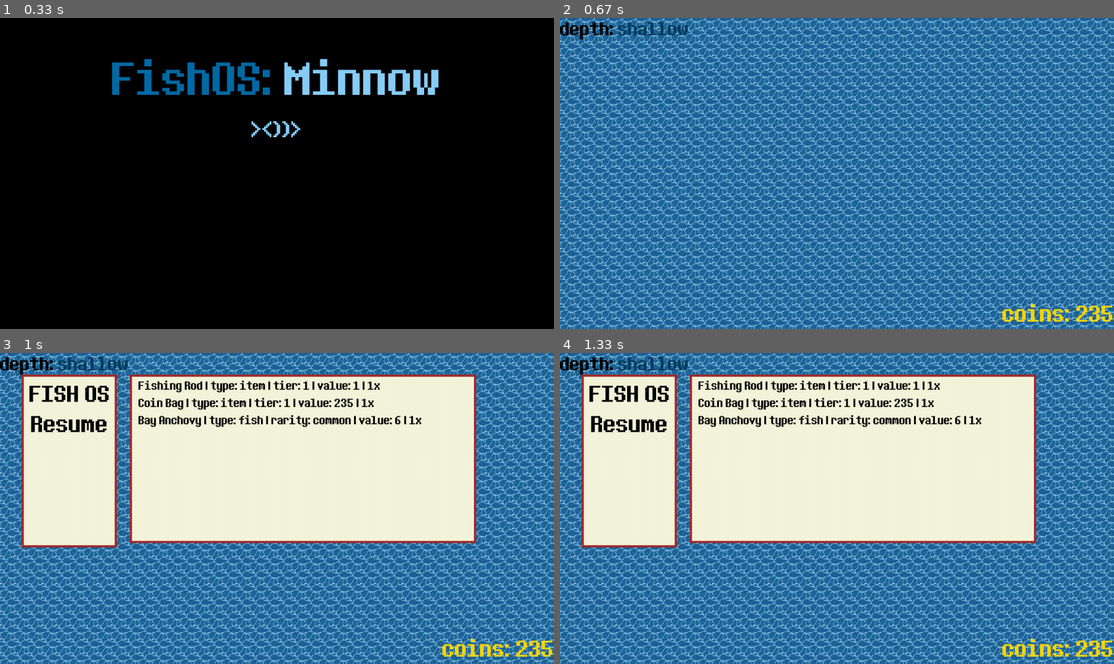
Above: before the commit, frames 1-4 (two rows, left to right).
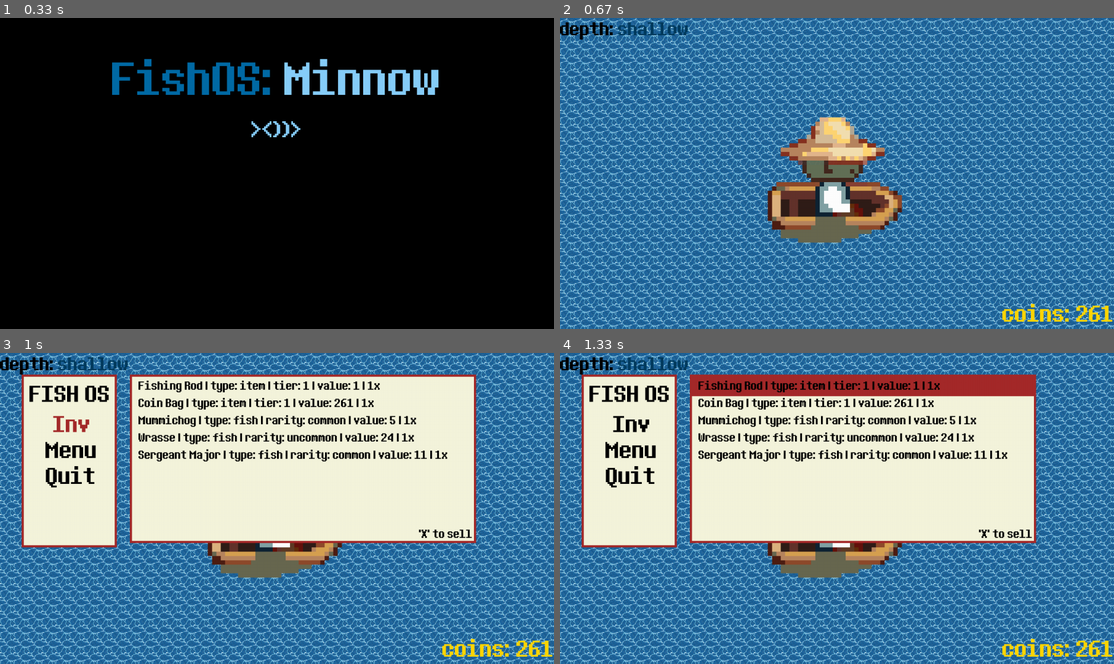
Above: after the commit, the same moments.

Repository: amLarz/FishOS-Minnow
Game: pygame game, started from Game/PygameVersion/main.py
Two runs of this game, one before a commit and one after it. Both use one fixed random seed, a clock stepped at 60 frames per second and the inputs below.
Inputs:
- Up to frame 1 (0.33 s): no input
- Up to frame 2 (0.67 s): tap Enter at 0.33 s
- Up to frame 3 (1 s): tap Esc at 0.67 s
- Up to frame 4 (1.33 s): hold F from 1 s (still down); hold Up from 1 s (still down)

Frame 1 is identical in both runs. In frame 2, 6.5% of the frame differs, in the area x 37-100%, y 31-98%; in frame 3, 6.0%; in frame 4, 9.7%, in the area x 5-100%, y 7-98%.

Commit message:
feat: first ever iteration of sprites

Diff:
--- a/Game/PygameVersion/display.py
+++ b/Game/PygameVersion/display.py
@@ -7,4 +7,5 @@
 
 # screen and clock
 screen = pygame.display.set_mode((screenWidth, screenHeight))
+screen
 clock = pygame.time.Clock()
--- a/Game/PygameVersion/fishingState.py
+++ b/Game/PygameVersion/fishingState.py
@@ -2,12 +2,13 @@
 import csv
 import os
 import time
-import pygame
+
 from inv import store_catch
 
 # Setup
 BASE_DIR = os.path.dirname(os.path.abspath(__file__))
 FISH_CSV_PATH = os.path.join(BASE_DIR, "..", "Game Assets", "Fish Data", "fish.csv")
+
 
 # fish csv file
 def load_fishes(depth_scope):
--- a/Game/PygameVersion/game.py
+++ b/Game/PygameVersion/game.py
@@ -20,7 +20,6 @@
 fontPath = os.path.join(BASE_DIR, "..", "Game Assets", "determination.ttf")
 font = pygame.font.Font(fontPath, size=50)
 d_font = pygame.font.Font(fontPath, size = 40)
-
 
 def switchState():
     global fishing_state
@@ -45,11 +44,36 @@
 
     return inv["Coin Bag"]["value"]
 
+
+# sprite paths
+idle_path = os.path.join(BASE_DIR, "..", "Game Assets", "Art", "Right_Idle.png")
+fish_path = os.path.join(BASE_DIR, "..", "Game Assets", "Art", "Right_fish.png")
+catch_path = os.path.join(BASE_DIR, "..", "Game Assets", "Art", "Right_catch.png")
+
+
+
 # running and rendering the game
 def run_game():
     # setup and render
     global depth_selected
     running = True
+
+    class Character:
+        def __init__(self, sprite, x, y):
+            # get the image from the path
+            original = pygame.image.load(sprite).convert_alpha()
+            w, h = original.get_size()
+            self.sprite = pygame.transform.scale(original, (w * 10, h * 10))
+            self.x = x
+            self.y = y
+
+        def draw(self, screen):
+            screen.blit(self.sprite, (self.x, self.y))
+
+    # sprites config
+    idle_sprite = Character(idle_path, 480, 220)
+    fish_sprite = Character(fish_path, 480, 220)
+    catch_sprite = Character(catch_path, 480, 220)
 
     # render depth meter
     depth_text = d_font.render("depth: ", True, (0, 0, 0))
@@ -61,6 +85,7 @@
     full_inv_text = d_font.render("Inventory is full.", True, (70, 0, 0))
     full_invX = (screenWidth - full_inv_text.get_width()) // 2
     full_invY = (screenHeight - full_inv_text.get_height()) // 2
+
 
     while running:
         # poll for events
@@ -89,6 +114,8 @@
                             pygame.display.flip()
 
                     else:
+                        fish_sprite.draw(screen)
+                        time.sleep(0.5)
                         switchState()
 
                 if event.key == pygame.K_DOWN and depth_selected != 2:
@@ -113,6 +140,10 @@
 
         # draw tiles
         draw_tile()
+
+        # draw sprites
+        if fishing_state == False:
+            idle_sprite.draw(screen)
 
         # depth texts
         # change the depth text according to depth
--- a/Game/PygameVersion/gameMenu.py
+++ b/Game/PygameVersion/gameMenu.py
@@ -40,15 +40,36 @@
     fishOS_text = font.render("FISH OS", True, "black")
     fbutton_x = screenWidth - fishOS_text.get_width() - 1025
     fbutton_y = screenHeight - fishOS_text.get_height() - 590
-    # resume button config
-    resume_button = font.render("Resume", True, "black")
-    rbutton_x = screenWidth - resume_button.get_width() - 1030
-    rbutton_y = screenHeight - resume_button.get_height() - 520
+    # menu button config
+    menu_buttonA = font.render("Menu", True, "black")
+    menu_buttonB = font.render("Menu", True, "brown")
+    mbutton_x = screenWidth - menu_buttonA.get_width() - 1055
+    mbutton_y = screenHeight - menu_buttonA.get_height() - 460
+
+    # Quit button config
+    quit_buttonA = font.render("Quit", True, "black")
+    quit_buttonB = font.render("Quit", True, "brown")
+    qbutton_x = screenWidth - quit_buttonA.get_width() - 1058
+    qbutton_y = screenHeight - quit_buttonA.get_height() - 400
+
+    # Inv button config
+    inv_buttonA = font.render("Inv", True, "black")
+    inv_buttonB = font.render("Inv", True, "brown")
+    ibutton_x = screenWidth - inv_buttonA.get_width() - 1070
+    ibutton_y = screenHeight - inv_buttonA.get_height() - 520
+
+    # selling font
+    x_2sell = inv_font.render("'X' to sell", True, "black")
+    x_textX = ((screenWidth - x_2sell.get_width()) // 2) + 390
+    x_textY = ((screenHeight - x_2sell.get_height()) // 2) + 60
 
     # selection
     pause_selection = 0
     inv_selection = 0
     is_inv = False
+    PAUSE_CAP = 2
+    INV_CAP = 8
+    MIN_CAP = 0
 
     # position for inv_selection rectangle:
     sy_pos = 50
@@ -66,19 +87,28 @@
 
                 if event.key == pygame.K_UP:
 
-                    if is_inv == False and pause_selection != 0:
+                    if is_inv == False and pause_selection != MIN_CAP:
                         pause_selection -= 1
-                    elif is_inv == True and inv_selection != 0:
+                    elif is_inv == True and inv_selection != MIN_CAP:
                         inv_selection -= 1
                         sy_pos -= 40
 
                 if event.key == pygame.K_DOWN:
 
-                    if is_inv == False and pause_selection != 3:
+                    if is_inv == False and pause_selection != PAUSE_CAP:
                         pause_selection += 1
-                    elif is_inv == True and inv_selection != 8:
+                    elif is_inv == True and inv_selection != INV_CAP:
                         inv_selection += 1
                         sy_pos += 40
+
+                if event.key == pygame.K_f:
+                    if is_inv == False:
+                        if pause_selection == 0:
+                            is_inv = True
+                        if pause_selection == 1:
+                            return "menu"
+                        if pause_selection == 2:
+                            return "quit"
 
                 if event.key == pygame.K_x:
                     if is_inv == True:
@@ -100,6 +130,8 @@
         pygame.draw.rect(screen, "beige", inventory_rect)
         pygame.draw.rect(screen, "brown", inventory_rect, 5)
 
+        # draw small font x to sell
+        screen.blit(x_2sell, (x_textX, x_textY))
 
         if is_inv == True:
             selection_rect = pygame.Rect(300, sy_pos, 800, 50)
@@ -107,7 +139,24 @@
 
         # blit fonts
         screen.blit(fishOS_text, (fbutton_x, fbutton_y))
-        screen.blit(resume_button, (rbutton_x, rbutton_y))
+
+        # selected flashing effect
+        if pause_selection == 0 and is_inv == False:
+                screen.blit(inv_buttonB, (ibutton_x, ibutton_y))
+        else:
+            screen.blit(inv_buttonA, (ibutton_x, ibutton_y))
+
+        if pause_selection == 1 and is_inv == False:
+                screen.blit(menu_buttonB, (mbutton_x, mbutton_y))
+        else:
+            screen.blit(menu_buttonA, (mbutton_x, mbutton_y))
+
+        if pause_selection == 2 and is_inv == False:
+                screen.blit(quit_buttonB, (qbutton_x, qbutton_y))
+        else:
+            screen.blit(quit_buttonA, (qbutton_x, qbutton_y))
+
+
 
         show_inv()
 
--- a/Game/PygameVersion/inv.json
+++ b/Game/PygameVersion/inv.json
@@ -9,12 +9,24 @@
     "type": "item",
     "count": 1,
     "tier": 1,
-    "value": 235
+    "value": 261
   },
-  "Bay Anchovy": {
+  "Mummichog": {
     "type": "fish",
     "count": 1,
     "rarity": "common",
-    "value": 6
+    "value": 5
+  },
+  "Wrasse": {
+    "type": "fish",
+    "count": 1,
+    "rarity": "uncommon",
+    "value": 24
+  },
+  "Sergeant Major": {
+    "type": "fish",
+    "count": 1,
+    "rarity": "common",
+    "value": 11
   }
 }
--- a/Game/PygameVersion/tilemap.py
+++ b/Game/PygameVersion/tilemap.py
@@ -32,9 +32,8 @@
     ["w","w","w","w","w","w","w","w","w","w","w","w","w","w","w","w","w","w","w","w","w","w","w","w","w","w","w","w","w","w","w","w","w","w","w","w","w","w","w","w"],
     ["w","w","w","w","w","w","w","w","w","w","w","w","w","w","w","w","w","w","w","w","w","w","w","w","w","w","w","w","w","w","w","w","w","w","w","w","w","w","w","w"],
     ["w","w","w","w","w","w","w","w","w","w","w","w","w","w","w","w","w","w","w","w","w","w","w","w","w","w","w","w","w","w","w","w","w","w","w","w","w","w","w","w"],
+]
 
-
-]
 tiles = {"w": pygame.image.load(tile_path)}
 
 def draw_tile():
Binary file added: Game/Game Assets/Art/Right_Idle.png
Binary file added: Game/Game Assets/Art/Right_catch.png
Binary file added: Game/Game Assets/Art/Right_fish.png
